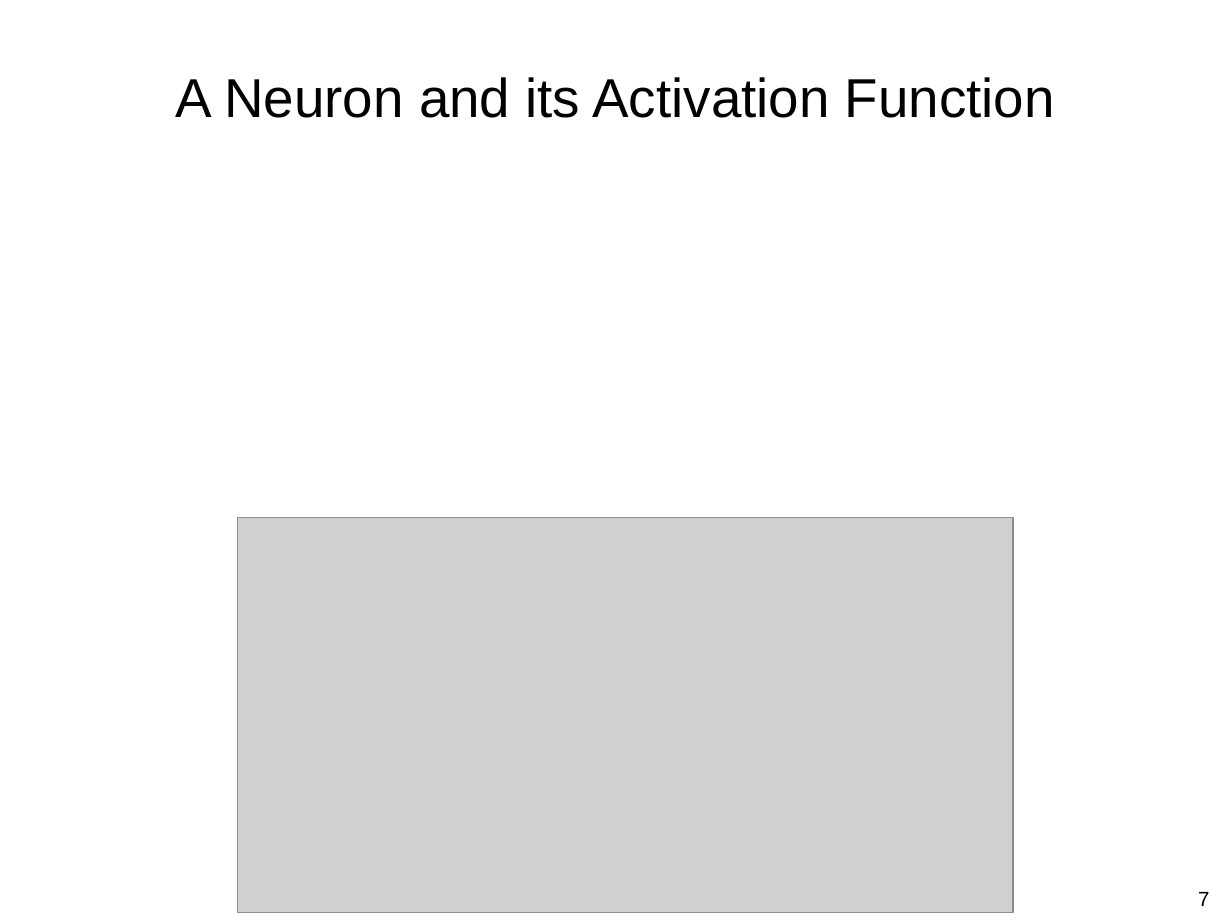
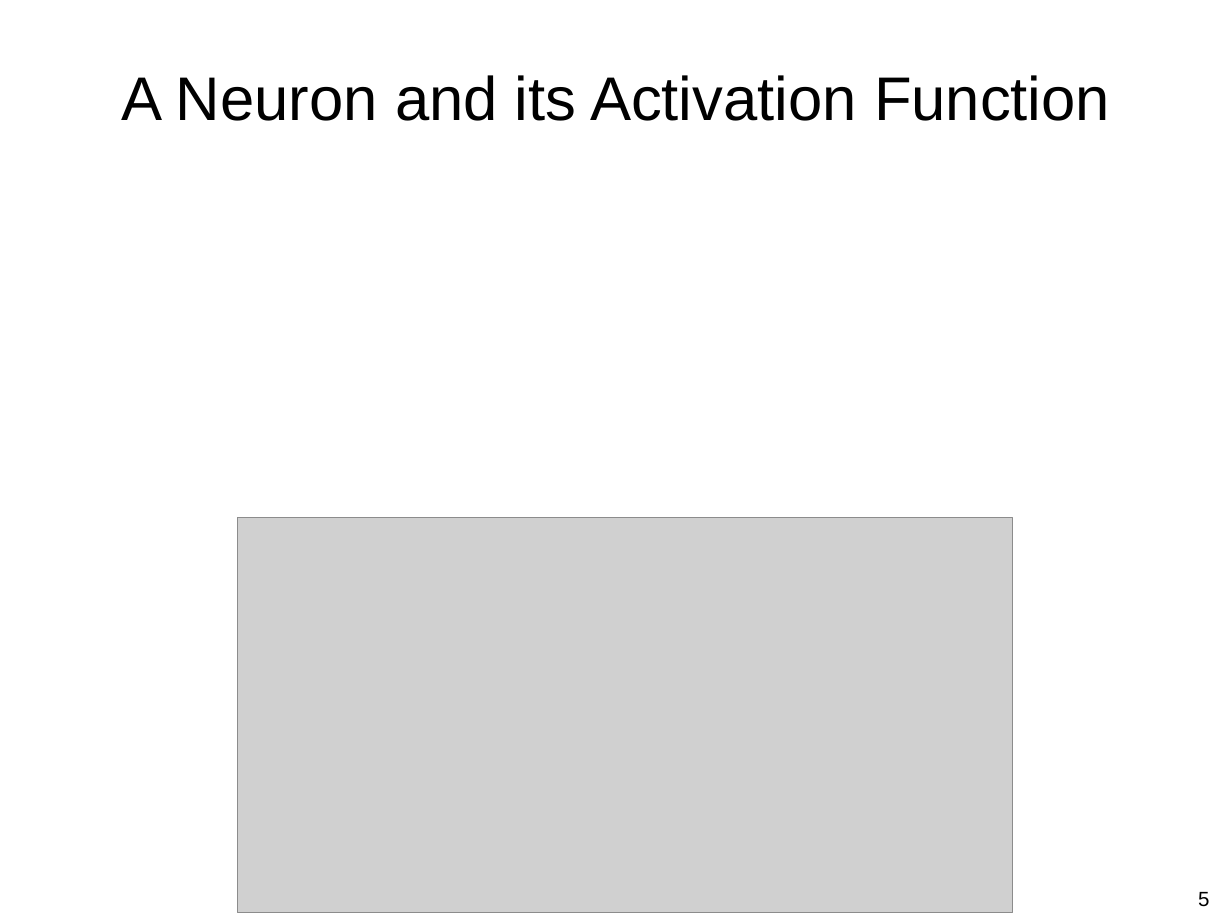
Before and after one commit to guzonghua/saav, a slide deck: slide 5 of PPTs/L3 Intro to ML.pptx (slide 7 before the commit). Drawn at 1232x924 pixels with LibreOffice and Linux fonts; fonts in the diff are those of the drawing; grey boxes stand for pictures. Boxes give left, top, right and bottom in pixels: in the first picture for what was removed or moved away, otherwise in the second. Text is boxed around its words. In the diff, an @@ line names an element or a change of style, - is before the commit and + after.

```diff
--- a/PPTs/L3 Intro to ML.pptx
+++ b/PPTs/L3 Intro to ML.pptx
@@ title "A Neuron and its Activation ..." at (121, 75, 1110, 121): size 32 to 36 pt @@
@@ page number at (1198, 892, 1209, 907): text changed @@
-7
+5
```
Also in this commit, not shown: 8 other slides changed, 2 slides added, 1 slide removed, 14 other files.
